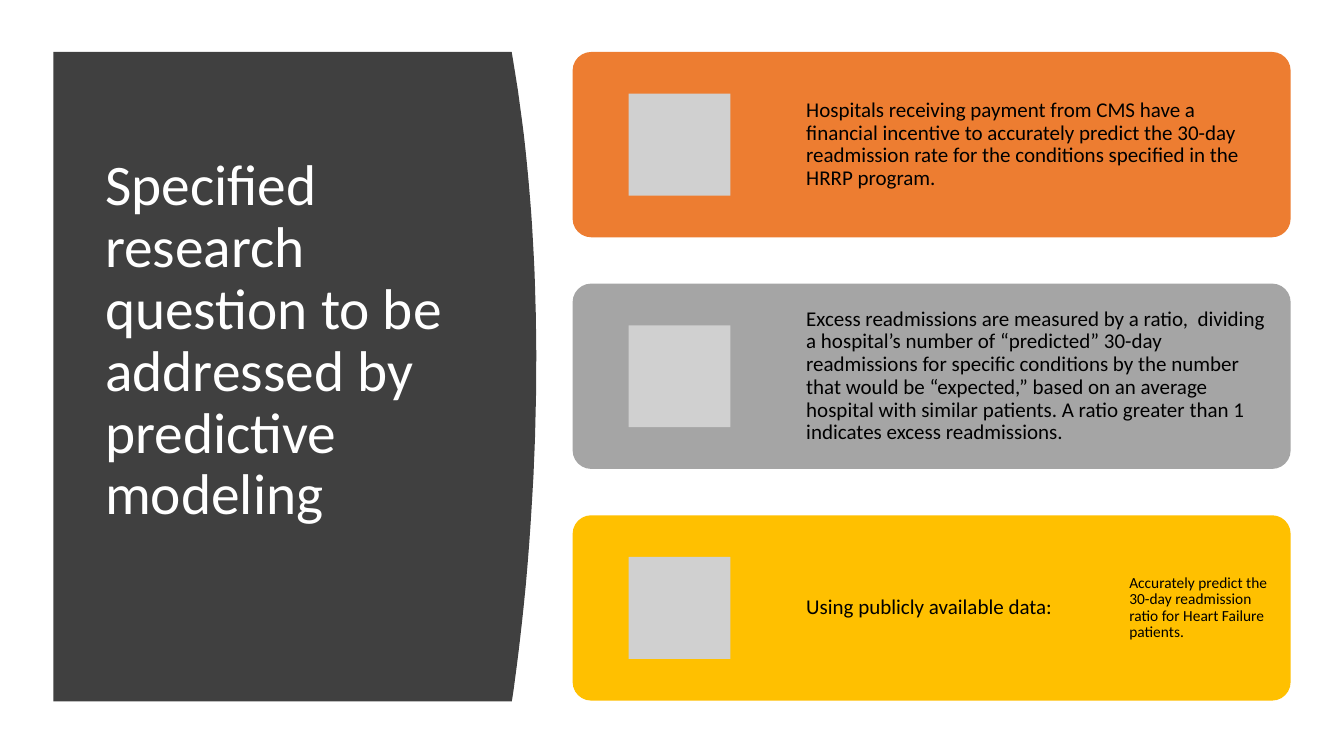
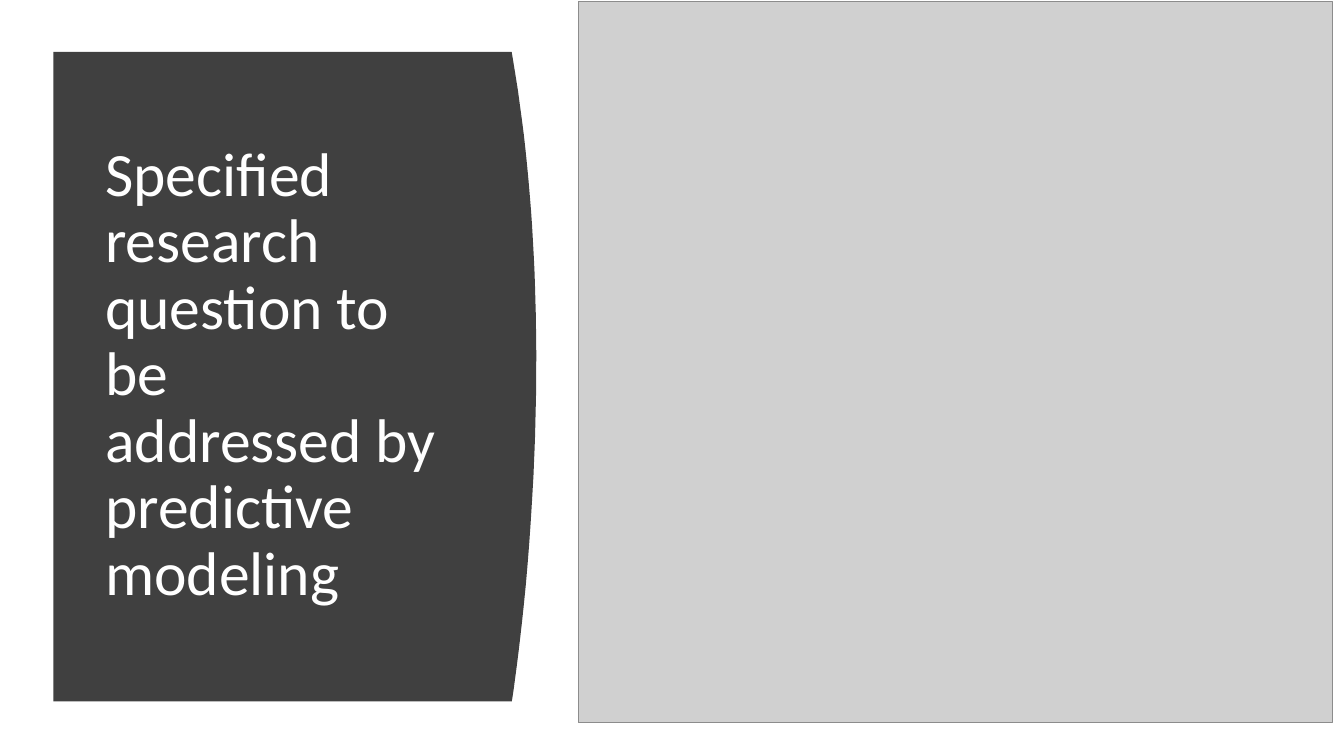
Before and after one commit to kathieking/Thinkful, a slide deck: slide 3 of Capstone 3.pptx. Drawn at 1344x756 pixels with LibreOffice and Linux fonts; fonts in the diff are those of the drawing; grey boxes stand for pictures. Boxes give left, top, right and bottom in pixels: in the first picture for what was removed or moved away, otherwise in the second. Text is boxed around its words. In the diff, an @@ line names an element or a change of style, - is before the commit and + after.

```diff
--- a/Capstone 3.pptx
+++ b/Capstone 3.pptx
@@ picture added at (578, 2, 1332, 723) @@
@@ title "Specified research question to be ..." at (105, 153, 436, 606): size 41 to 44 pt @@
@@ group removed at (573, 52, 1291, 701): 4 texts, 3 rounded rectangles, 3 pictures @@
-Hospitals receiving payment from CMS have a financial incentive to accurately predict the 30-day readmission rate for the conditions specified in the HRRP program.
-Excess readmissions are measured by a ratio, dividing a hospital’s number of “predicted” 30-day readmissions for specific conditions by the number that would be “expected,” based on an average hospital with similar patients. A ratio greater than 1 indicates excess readmissions.
-Using publicly available data:
-Accurately predict the 30-day readmission ratio for Heart Failure patients.
```
Also in this commit, not shown: 8 other slides changed, 2 slides added, 1 slide removed.
